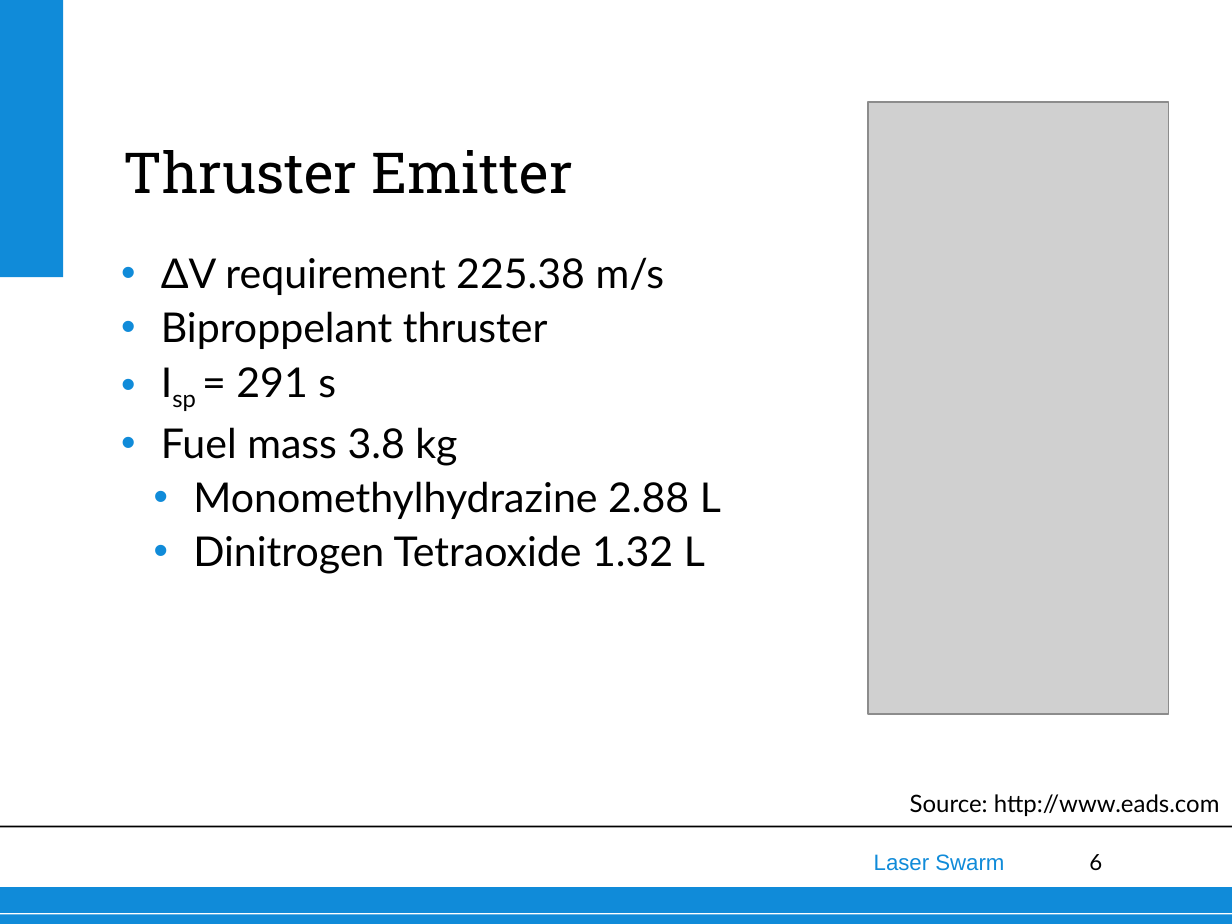
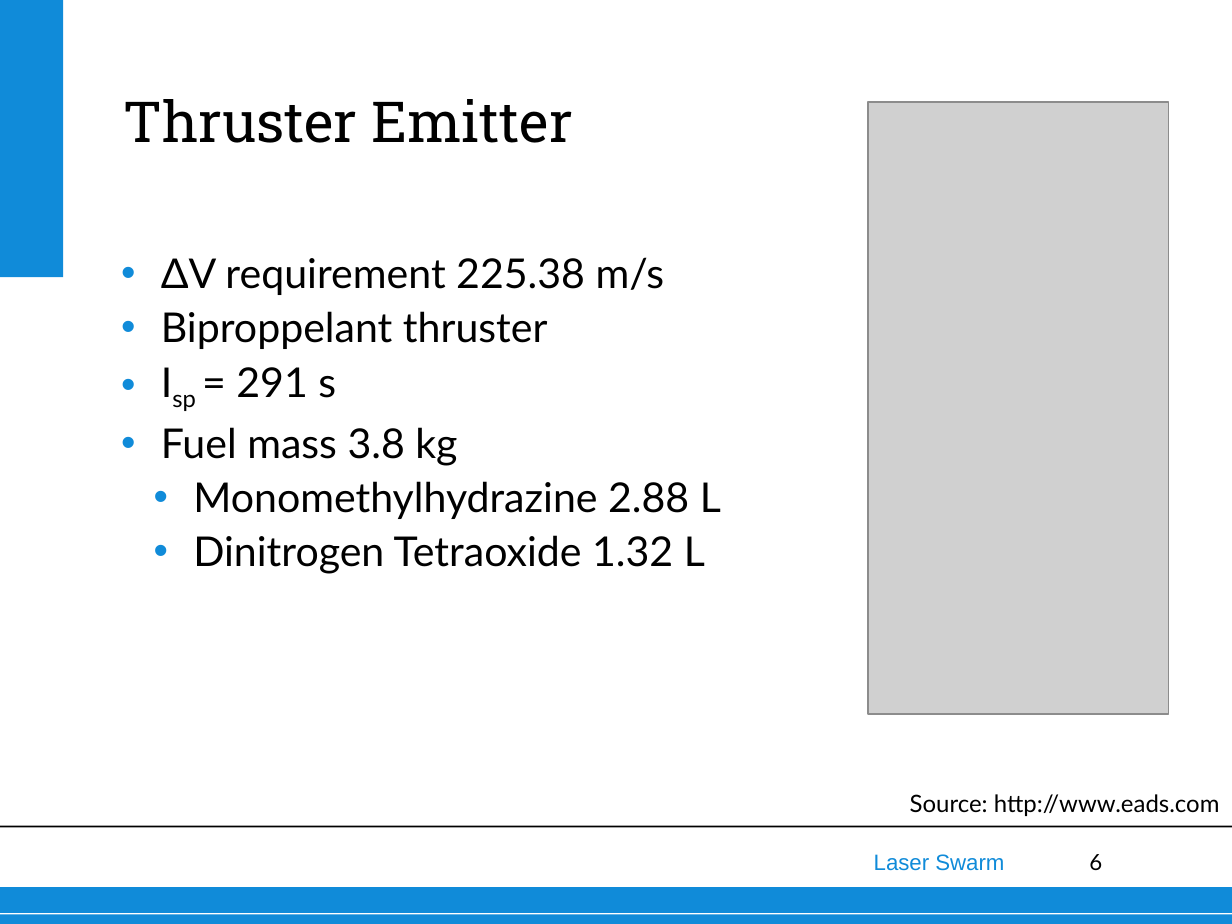
Before and after one commit to thewisenerd/laser-swarm, a slide deck: slide 6 of finalPresentation/subsections/adcs.ppt. Drawn at 1232x924 pixels with LibreOffice and Linux fonts; fonts in the diff are those of the drawing; grey boxes stand for pictures; background and template pictures are left out. Boxes give left, top, right and bottom in pixels: in the first picture for what was removed or moved away, otherwise in the second. Text is boxed around its words. In the diff, an @@ line names an element or a change of style, - is before the commit and + after.

```diff
--- a/finalPresentation/subsections/adcs.ppt
+++ b/finalPresentation/subsections/adcs.ppt
@@ title "Thruster Emitter": place and size @@
-title "Thruster Emitter" at [124,150,572,194]
+title "Thruster Emitter" at [124,99,572,143]
```
Also in this commit, not shown: 9 other slides changed.
